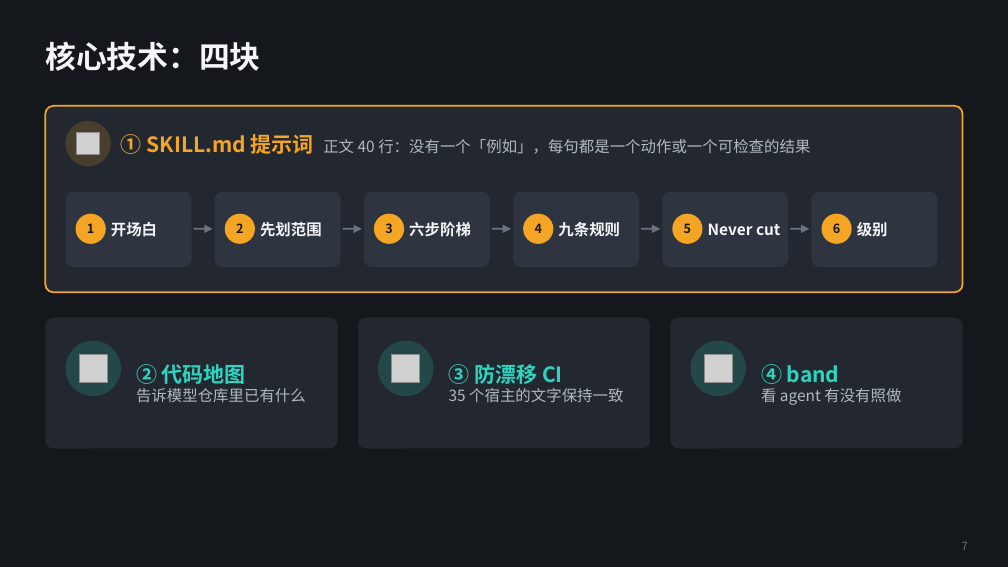
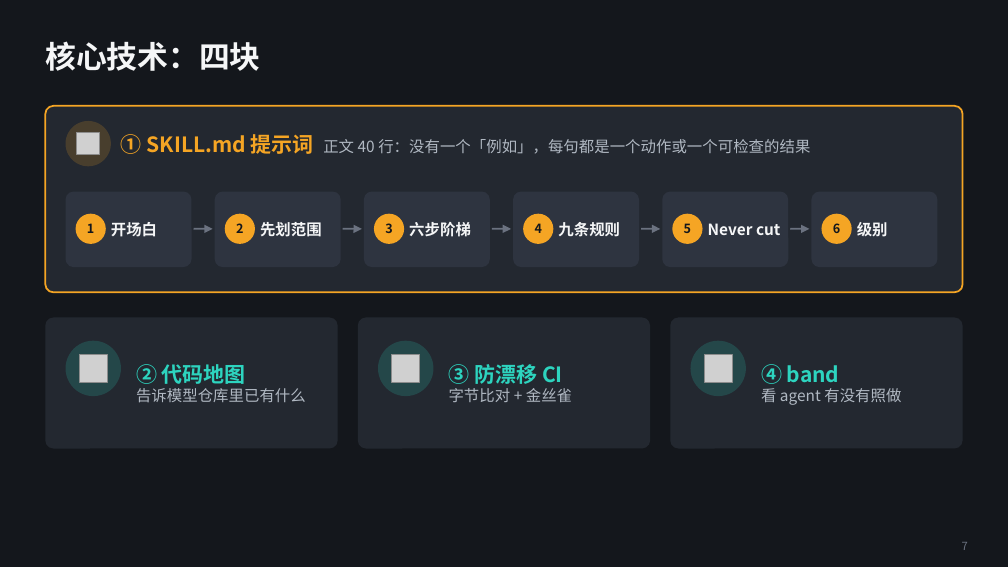
Before and after one commit to alexsunlee/alexsunlee.github.io, a slide deck: slide 7 of content/AI Learning/Ponytail · 提示词分发系统架构解析.pptx. Drawn at 1008x567 pixels with LibreOffice and Linux fonts; fonts in the diff are those of the drawing; grey boxes stand for pictures. Boxes give left, top, right and bottom in pixels: in the first picture for what was removed or moved away, otherwise in the second. Text is boxed around its words. In the diff, an @@ line names an element or a change of style, - is before the commit and + after.

```diff
--- a/content/AI Learning/Ponytail · 提示词分发系统架构解析.pptx
+++ b/content/AI Learning/Ponytail · 提示词分发系统架构解析.pptx
@@ text at (449, 388, 572, 402): text changed @@
-35 个宿主的文字保持一致
+字节比对 + 金丝雀
```
Also in this commit, not shown: 4 other slides changed, 2 slides added, 1 slide removed, 2 other files.
